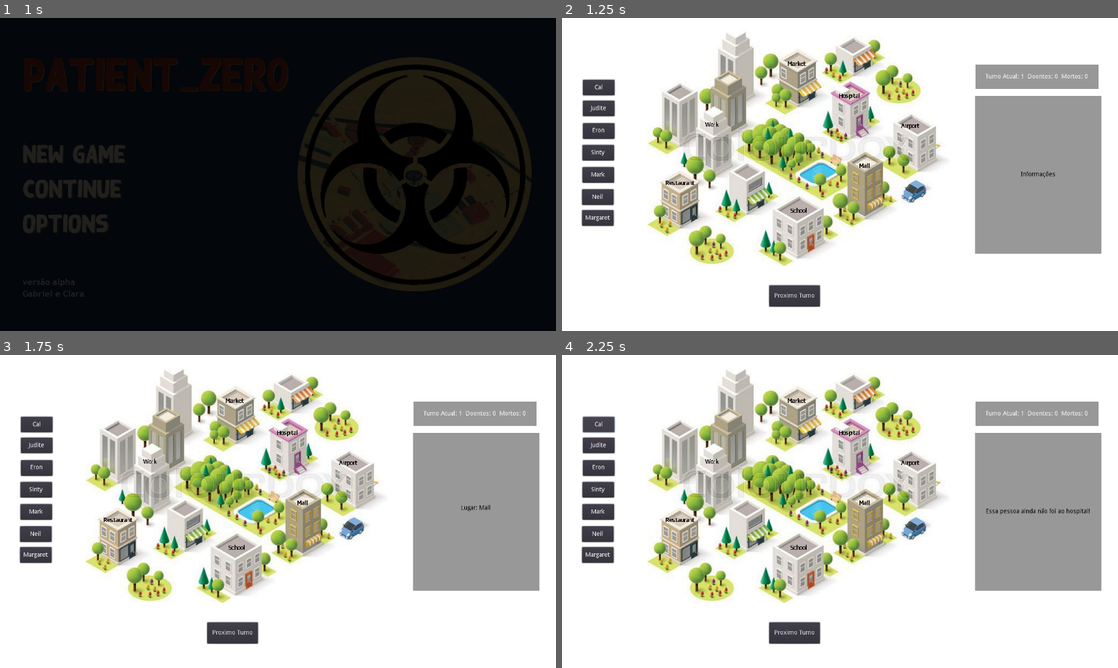
Above: before the commit, frames 1-4 (two rows, left to right).
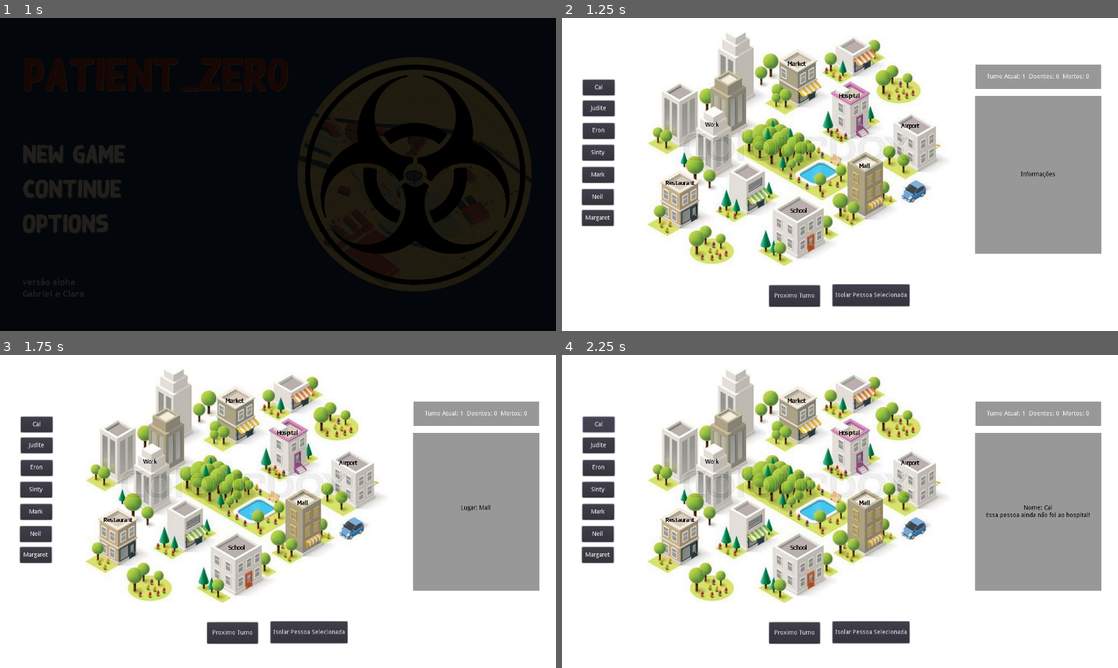
Above: after the commit, the same moments.

Repository: claraig/PatientZero
Game: Godot game, scene res://scenes/TitleScene.tscn
Two runs of this game, one before a commit and one after it. Both use one fixed random seed, a clock stepped at 60 frames per second and the inputs below.
Inputs (mouse positions are in pixels of both pictures, inside the frame that each line leads up to):
- Up to frame 1 (1 s): click "new game" at 0.5 s
- Up to frame 2 (1.25 s): no input
- Up to frame 3 (1.75 s): click (305, 524) at 1.27 s
- Up to frame 4 (2.25 s): click "Cal" at 2 s

Frame 1 is identical in both runs. In frame 2, 1.2% of the frame differs, in the area x 48-97%, y 14-93%; in frame 3, 1.2%; in frame 4, 1.5%.

Commit message:
isolation and game logic

Diff:
--- a/scenes/Population.gd
+++ b/scenes/Population.gd
@@ -4,6 +4,8 @@
 # Declare member variables here. Examples:
 # var a = 2
 # var b = "text"
+var isolado:String = ""
+var selecionado:String = ""
 
 
 # Called when the node enters the scene tree for the first time.
@@ -15,7 +17,6 @@
 
 func _inicializaPessoas():
 	var listaPessoas = get_children()
-	var existePacienteZero = 0
 	for n in listaPessoas :
 		randomize()
 		n.imunidade = rand_range(1,5)
@@ -40,3 +41,11 @@
 # Called every frame. 'delta' is the elapsed time since the previous frame.
 #func _process(delta):
 #	pass
+
+
+func _on_Button_button_down():
+	if(isolado == ""):
+		for p in get_children():
+			if(p.name == selecionado):
+				p.get_node("Button").disabled = true
+				isolado = selecionado
--- a/scenes/people.gd
+++ b/scenes/people.gd
@@ -8,7 +8,7 @@
 var doente:bool = false
 var pacienteZero:bool = false
 var maximo_contatos:int = 2
-var interacoes = []
+var turnoAdoecimento
 var texto: String
 
 
@@ -21,13 +21,13 @@
 #func _process(delta):
 
 func formatarInteracoes():
-	for dado in interacoes:
-		texto += "Turno "+ str(dado.turno)+ "\nLugares Visitados: " + str(dado.lugar)+ "\nPessoas que interagiu: " +str(dado.pessoas)+ "\n"
+	texto += "Adoeceu Turno "+ str(turnoAdoecimento)+ "\n"
 
 func _on_Button_button_down():
+	texto = "Nome: "+str(name)+"\n"
+	get_parent().get_parent().get_node("Population").selecionado = name
 	if(doente):
-		texto = "Nome: "+str(name)+"\n"
 		formatarInteracoes()
-		get_parent().get_parent().get_node("painel").set_text(texto)
 	else :
-		get_parent().get_parent().get_node("painel").set_text("Essa pessoa ainda não foi ao hospital!")
+		texto += "Essa pessoa ainda não foi ao hospital!"
+	get_parent().get_parent().get_node("painel").set_text(texto)
--- a/scenes/town.gd
+++ b/scenes/town.gd
@@ -6,6 +6,7 @@
 var pessoas
 var lugares
 var pacienteZero
+var venceu = false
 # Declare member variables here. Examples:
 # var a = 2
 # var b = "text"
@@ -14,6 +15,7 @@
 # Called when the node enters the scene tree for the first time.
 func _ready():
 	turnoAtual = 1
+	venceu = false
 	pessoas = get_node("Population").get_children()
 	print(pessoas)
 	lugares = get_node("Places").get_children()
@@ -37,17 +39,10 @@
 
 func _movimentoVisitacao():
 	for p in pessoas:
-		if (p.imunidade > 0):
+		if (p.imunidade > 0 && p.name != get_node("Population").isolado):
 			randomize()
 			var place1 = randi()%lugares.size()-1
-			var place2 = randi()%lugares.size()-1
-			if (place1 == place2):
-				place2+=1
-				lugares[place1].visitantes[turnoAtual-1].pessoas.push_back(p.name)
-				lugares[place2].visitantes[turnoAtual-1].pessoas.push_back(p.name)
-			else:
-				lugares[place1].visitantes[turnoAtual-1].pessoas.push_back(p.name)
-				lugares[place2].visitantes[turnoAtual-1].pessoas.push_back(p.name)
+			lugares[place1].visitantes[turnoAtual-1].pessoas.push_back(p.name)
 
 func _inserirTurnoLugares():
 	for l in lugares:
@@ -64,7 +59,9 @@
 				for p in pessoas:
 					if(p.name == pl && !p.doente && !p.pacienteZero):
 						p.doente = true
+						alguemDoente = false
 						quantidadeDoentes+=1
+						p.turnoAdoecimento = turnoAtual
 						p.get_node("Button").add_color_override("font_color", Color(9,248,43))
 
 func _diminuindoImunidade():
@@ -78,13 +75,31 @@
 			if(quantidadeDoentes > 0):
 				quantidadeDoentes-=1
 
+
+func _venceu():
+	for p in pessoas:
+		if(p.name == get_node("Population").isolado && p.pacienteZero):
+			venceu = true
+
+
 func _passarTurno():
-	_inserirTurnoLugares()
-	_movimentoVisitacao()
-	_diminuindoImunidade()
-	_passandoDoenca()
-	_atualizarInfos()
-	turnoAtual+=1
+	_venceu()
+	if(!venceu):
+		_inserirTurnoLugares()
+		_movimentoVisitacao()
+		_diminuindoImunidade()
+		_passandoDoenca()
+		_tirarIsolamento()
+		_atualizarInfos()
+		turnoAtual+=1
+	else:
+		get_node("Infos").set_text("Você encontrou o paciente zero, parabéns!")
+
+func _tirarIsolamento():
+	get_node("Population").isolado = ""
+	get_node("Population").selecionado = ""
+	for p in pessoas:
+		p.get_node("Button").disabled = false
 
 func _on_NextTurn_button_down():
 	if(quantidadeMortos < pessoas.size()-1):
--- a/scenes/town.tscn
+++ b/scenes/town.tscn
@@ -36,7 +36,7 @@
 [node name="Infos" type="Label" parent="."]
 margin_left = 952.0
 margin_top = 107.0
-margin_right = 1235.0
+margin_right = 1241.0
 margin_bottom = 163.0
 custom_styles/normal = SubResource( 4 )
 align = 1
@@ -274,6 +274,16 @@
 margin_right = 593.917
 margin_bottom = 663.559
 text = "Proximo Turno"
+__meta__ = {
+"_edit_use_anchors_": false
+}
+
+[node name="Button" type="Button" parent="."]
+margin_left = 623.0
+margin_top = 613.0
+margin_right = 725.0
+margin_bottom = 663.0
+text = "Isolar Pessoa Selecionada"
 __meta__ = {
 "_edit_use_anchors_": false
 }
@@ -291,3 +301,4 @@
 [connection signal="button_down" from="Population/Neil/Button" to="Population/Neil" method="_on_Button_button_down"]
 [connection signal="button_down" from="Population/Margaret/Button" to="Population/Margaret" method="_on_Button_button_down"]
 [connection signal="button_down" from="NextTurn" to="." method="_on_NextTurn_button_down"]
+[connection signal="button_down" from="Button" to="Population" method="_on_Button_button_down"]
